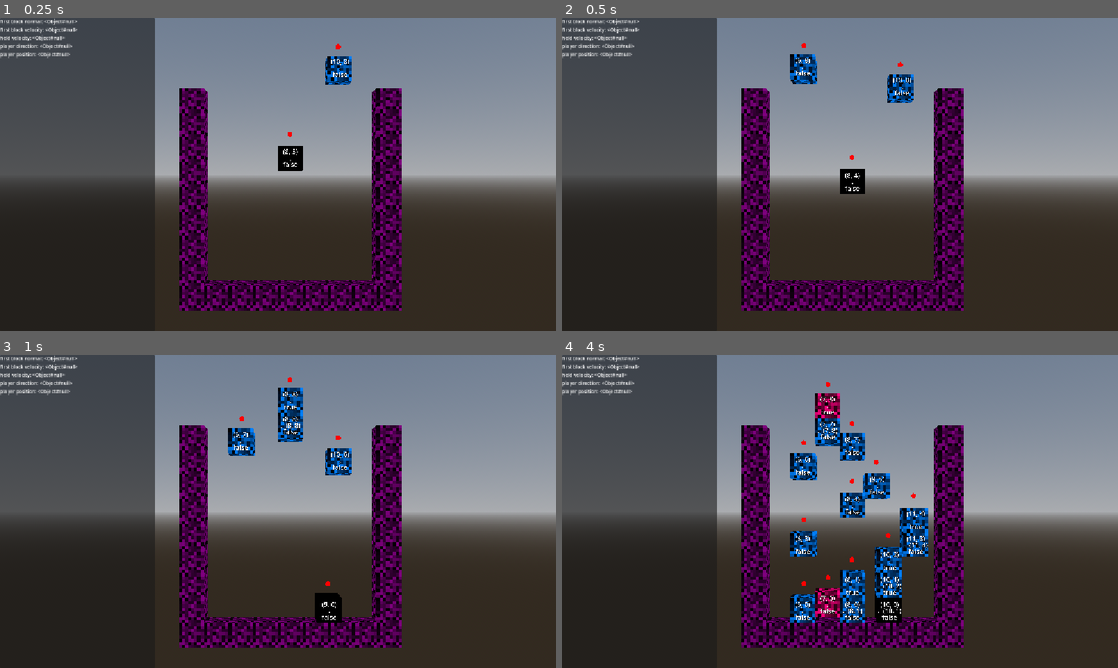
Above: before the commit, frames 1-4 (two rows, left to right).
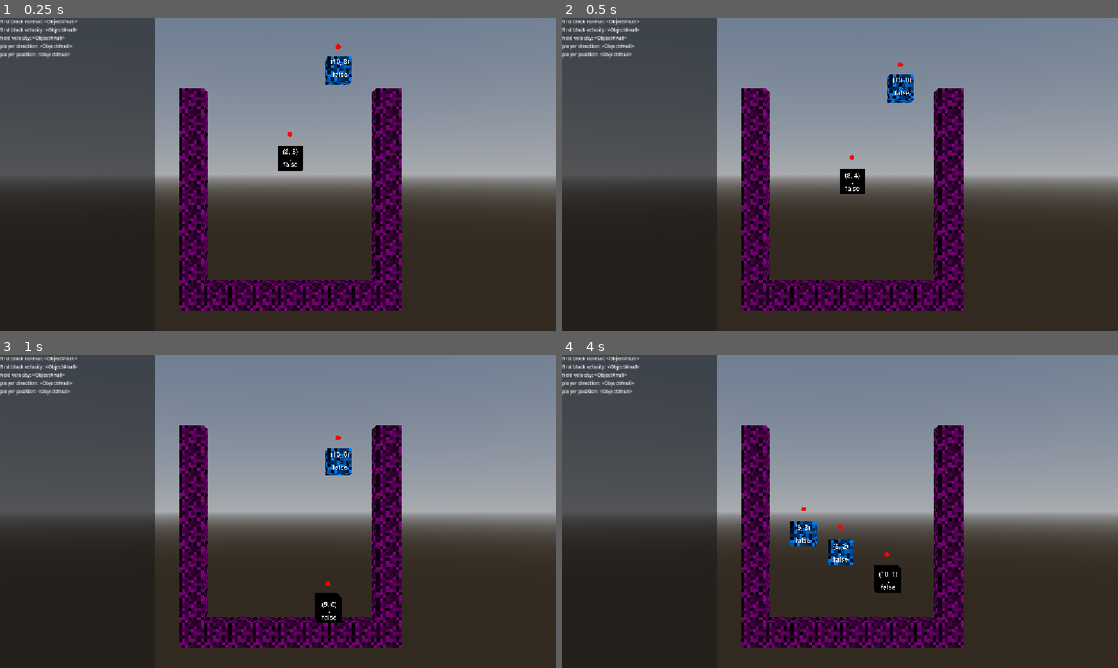
Above: after the commit, the same moments.

Repository: pinto-3d/woods
Game: Godot game, scene res://root.tscn
Two runs of this game, one before a commit and one after it. Both use one fixed random seed, a clock stepped at 60 frames per second and the inputs below.
Inputs:
- Up to frame 1 (0.25 s): no input
- Up to frame 2 (0.5 s): no input
- Up to frame 3 (1 s): hold D (right) from 0.53 s (still down); tap Shift (interact) at 0.6 s; tap Space (jump) at 0.77 s
- Up to frame 4 (4 s): release D (right) at 1.28 s; hold S (down) 1.28-2.03 s; tap L (place) at 1.35, 2.85 s; tap Space (jump) at 1.52, 3.02, 3.77 s; hold D (right) 2.03-2.78 s; tap Shift (interact) at 2.1, 3.6 s; hold W (up) 2.78-3.53 s; hold A (left) from 3.53 s (still down)

Frame 1 is identical in both runs. In frame 2, 0.5% of the frame differs, in the area x 41-46%, y 8-22%; in frame 3, 1.2%; in frame 4, 6.8%, in the area x 41-66%, y 8-86%.
Error in both runs: Trying to assign value of type 'Node' to a variable of type 'Node3D'. (res://grid_manager.gd:28)

Commit message:
vertical inputs are correct now. error checking on rounding incase entity is queue_freed at the same time. vertical Y boost works now. fixed bug with reparenting

Diff:
--- a/woods/basic_box_collision_shape.tres
+++ b/woods/basic_box_collision_shape.tres
@@ -1,4 +1,5 @@
 [gd_resource type="BoxShape3D" format=3 uid="uid://bm7frr50xsne1"]
 
 [resource]
+margin = 0.0
 size = Vector3(0.99, 1, 0.99)
--- a/woods/entity/player/player.tscn
+++ b/woods/entity/player/player.tscn
@@ -3,6 +3,7 @@
 [ext_resource type="Script" uid="uid://c8lh3okxjdc5y" path="res://scripts/player.gd" id="1_4pl66"]
 [ext_resource type="Material" uid="uid://cxf3007tlx6gv" path="res://entity/block/block_noise_mat.tres" id="2_4pl66"]
 [ext_resource type="ArrayMesh" uid="uid://cegd70padikxe" path="res://mesh/cube_mesh.tres" id="3_4pl66"]
+[ext_resource type="Shape3D" uid="uid://bm7frr50xsne1" path="res://basic_box_collision_shape.tres" id="4_bgq54"]
 
 [sub_resource type="ProceduralSkyMaterial" id="ProceduralSkyMaterial_4pl66"]
 sky_horizon_color = Color(0.66224277, 0.6717428, 0.6867428, 1)
@@ -14,8 +15,6 @@
 [sub_resource type="Environment" id="Environment_482rp"]
 background_mode = 2
 sky = SubResource("Sky_bgq54")
-
-[sub_resource type="BoxShape3D" id="BoxShape3D_ek46y"]
 
 [sub_resource type="StandardMaterial3D" id="StandardMaterial3D_4pl66"]
 shading_mode = 0
@@ -38,15 +37,17 @@
 mesh = ExtResource("3_4pl66")
 
 [node name="CollisionShape3D" type="CollisionShape3D" parent="." unique_id=1171922087]
-shape = SubResource("BoxShape3D_ek46y")
+shape = ExtResource("4_bgq54")
 
 [node name="LeftRay" type="RayCast3D" parent="." unique_id=1943862994]
 transform = Transform3D(1, 0, 0, 0, 1, 0, 0, 0, 1, -0.5, 0, 0)
-target_position = Vector3(-0.1, 0, 0)
+target_position = Vector3(-0.25, 0, 0)
+hit_from_inside = true
 
 [node name="RightRay" type="RayCast3D" parent="." unique_id=1842883913]
 transform = Transform3D(1, 0, 0, 0, 1, 0, 0, 0, 1, 0.5, 0, 0)
-target_position = Vector3(0.1, 0, 0)
+target_position = Vector3(0.25, 0, 0)
+hit_from_inside = true
 
 [node name="GroundRay" type="Node3D" parent="." unique_id=1473771352]
 
--- a/woods/grid_manager.gd
+++ b/woods/grid_manager.gd
@@ -53,12 +53,17 @@
 	return null
 
 func get_entity_round_global_pos(entity: Entity):
-	var v2: Vector2i = GridManager.i.get_grid_pos_of_entity(entity)
-	return GridManager.i.grid_to_position(v2)
+	var v2 = GridManager.i.get_grid_pos_of_entity(entity)
+	if v2:
+		return GridManager.i.grid_to_position(v2)
+	return null
 
 func snap_entity_to_grid(entity:Entity):
-	entity.global_position = get_entity_round_global_pos(entity)
-	_entity_update(entity, entity.global_position)
+	if entity:
+		var v3 = get_entity_round_global_pos(entity)
+		if v3:
+			entity.global_position = v3
+			_entity_update(entity, entity.global_position)
 	pass
 
 func register_entity(entity: Entity):
@@ -86,9 +91,8 @@
 	var curEraseList: Array[Vector2i] = []
 	var cursor: Vector2i = start
 
-	while curEraseList.size() < MATCH_NUM and continuing:
+	while continuing:
 		var curEntity = get_entity_at_grid_pos(cursor)
-		var isValid
 		if !_does_block_match(curEntity, tint):
 			if turns == 0:
 				direction *= -1
--- a/woods/scripts/entity.gd
+++ b/woods/scripts/entity.gd
@@ -17,7 +17,7 @@
 const MIN_VELOCITY: float = 0.01
 
 var THROW_VELOCITY: Vector2 = Vector2(3, 6)
-var THROW_Y_BOOST: float = 8
+var THROW_Y_BOOST: float = 6
 var POST_THROW_PREVENT_PICKUP_TIME: float = 0.25
 var postThrowPreventPickupTimer: float = 0
 
@@ -171,10 +171,11 @@
 			if self is not Character:
 				if info.entity is Entity:
 					if not info.entity.isHolding:
-
 						info.entity.pickup(self)
-					pass
-			pass
+					if info.entity is ImmovableBlock:
+						GridManager.i.snap_entity_to_grid(self)
+						self.velocity = Vector3.ZERO
+						pass
 
 		#if normal.x != 0:
 			#if not isHeld:
@@ -239,11 +240,11 @@
 		entity.set_as_not_held()
 
 	heldEntity = entity
-	heldEntity.reparent(holdPoint, false)
 	add_collision_exception_with(heldEntity)
-
 	heldEntity.position = Vector3.ZERO
 	heldEntity.set_as_held(self)
+	heldEntity.reparent(holdPoint, false)
+
 	isHolding = true
 	pass
 func set_is_not_holding():
@@ -261,12 +262,12 @@
 		dir.x *= THROW_VELOCITY.x
 		if dir.y != 0:
 			dir.y *= -THROW_VELOCITY.y
-			if dir.y < 0:
+			if dir.y > 0:
 				var highestHolder: Entity = heldEntity
 				while highestHolder.heldEntity:
 					highestHolder = highestHolder.heldEntity
 				self.global_position = highestHolder.holdPoint.global_position
-				heldEntity.velocity.y = -THROW_Y_BOOST
+				dir.y = -THROW_Y_BOOST * 2
 				self.velocity.y = THROW_Y_BOOST
 			pass
 		else:
--- a/woods/scripts/level_manager.gd
+++ b/woods/scripts/level_manager.gd
@@ -42,7 +42,7 @@
 var basicBlockScene: PackedScene = load("res://entity/block/basic_block.tscn")
 
 var blockTimer: float = 0.0
-var TIME_BT_BLOCKS: float = 0.25
+var TIME_BT_BLOCKS: float = 2
 
 var topLeft: Vector2:
 	get:
--- a/woods/scripts/player.gd
+++ b/woods/scripts/player.gd
@@ -125,7 +125,7 @@
 
 func get_inputVector():
 	inputVector.x = Input.get_axis("left", "right")
-	inputVector.y = Input.get_axis("up", "down")
+	inputVector.y = Input.get_axis("down", "up")
 
 	if inputVector.x > MIN_VELOCITY * sign(inputVector.x):
 		direction = RelativeDirection.RIGHT
